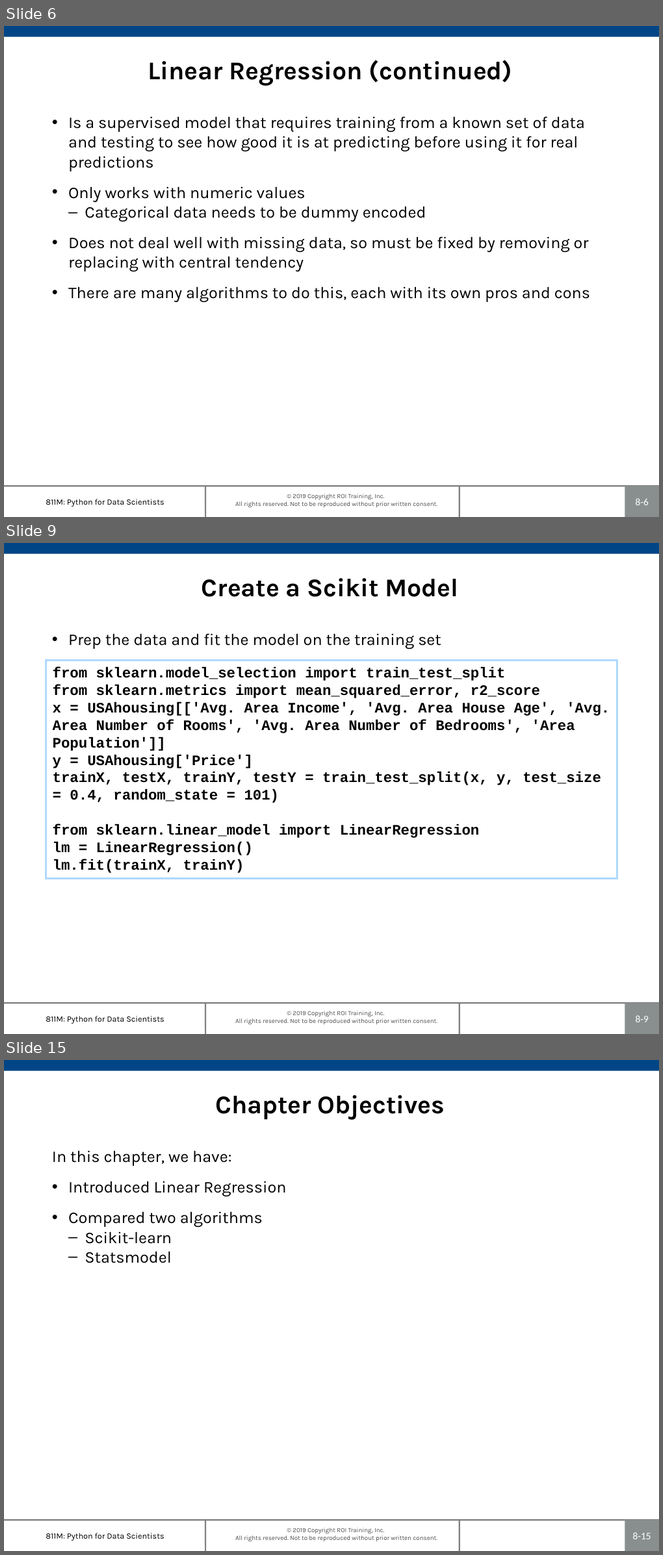
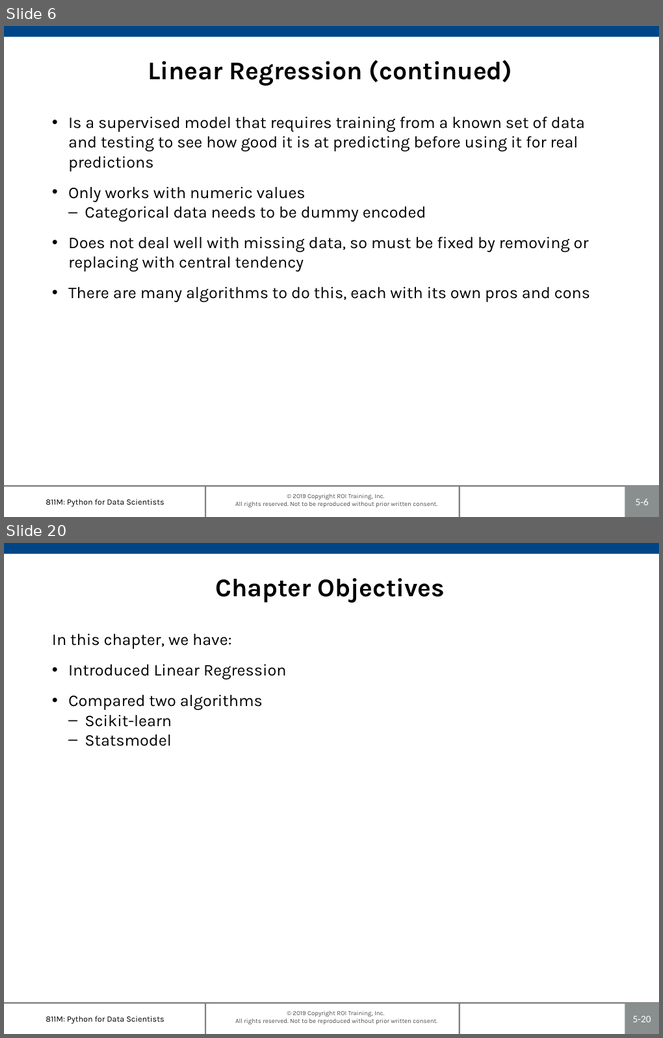
Before and after one commit to roitraining/SparkforDataEngineers, a slide deck: Ch05_RegressionAnalysis.pptx. Shown one above the other, each under a label of ours: slides 6, 9 and 15 before the commit, slides 6 and 20 after it; the slides between them are not shown. The pictures are 663x1555 and 663x1038 pixels, drawn with LibreOffice and Linux fonts; fonts in the diff are those of the drawing; background and template pictures are left out. Boxes give left, top, right and bottom in pixels: in the first picture for what was removed or moved away, otherwise in the second. Text is boxed around its words. In the diff, an @@ line names an element or a change of style, - is before the commit and + after.

```diff
--- a/Ch05_RegressionAnalysis.pptx
+++ b/Ch05_RegressionAnalysis.pptx
@@ slide 9 removed at bbox=[4, 543, 659, 1034], background #FFFFFF; not listed: 7 template elements that a slide beside it also shows @@
@@ title removed at bbox=[202, 578, 458, 597] @@
-Create a Scikit Model
@@ text removed at bbox=[68, 633, 441, 650] @@
-• Prep the data and fit the model on the training set
@@ rectangle removed at bbox=[46, 660, 616, 878] @@
-from sklearn.model_selection import train_test_split
-from sklearn.metrics import mean_squared_error, r2_score
-x = USAhousing[['Avg. Area Income', 'Avg. Area House Age', 'Avg. Area Number of Rooms', 'Avg. Area Number of Bedrooms', 'Area Population']]
-y = USAhousing['Price']
-trainX, testX, trainY, testY = train_test_split(x, y, test_size = 0.4, random_state = 101)
-from sklearn.linear_model import LinearRegression
-lm = LinearRegression()
-lm.fit(trainX, trainY)
@@ page number at bbox=[636, 499, 649, 506]: text changed @@
-8-6
+5-6
@@ what was slide 15 is now slide 20 @@
@@ page number at bbox=[633, 1016, 651, 1023]: text changed @@
-8-15
+5-20
```
Also in this commit, not shown: 7 slides changed, 9 slides added, 3 other slides removed, 24 other files.
